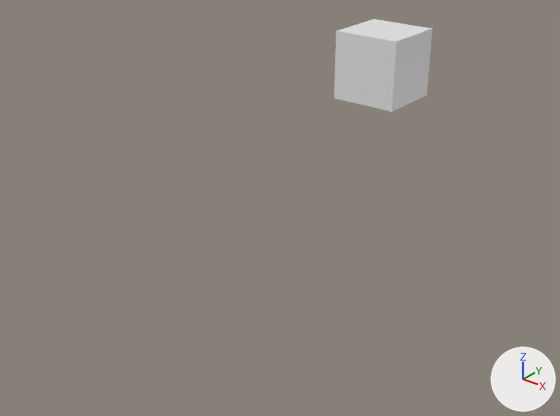
Two versions of the Blender file untitled.blend, one commit apart.
Before and after are seen from a 50 mm camera at (12.62, -20.34, 12.13) aimed at (0.65, -5.37, 2.85). The lights are fixed; the arrows at lower right show +X, +Y and +Z.
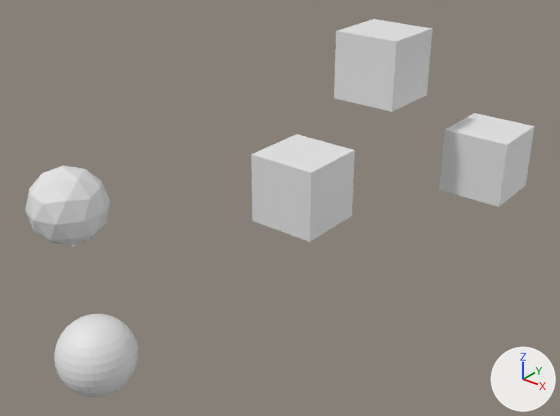
The newer file is also turned or shifted as a whole; pictures and numbers use the older file's frame.

What differs and where, as boxes [x1, y1, x2, y2] in the pictures (560 x 416 px):
```json
{"object": ".002", "change": "added", "after": [251, 134, 355, 242]}
{"object": ".001", "change": "added", "after": [439, 113, 534, 207]}
{"object": "Object.001", "change": "added", "after": [54, 314, 138, 397]}
{"object": "Object.002", "change": "added", "after": [25, 165, 110, 247]}
```

Edits to the scene script, one JSON object a line:
```json
{"op": "add", "block": "me_icosphere", "code": ["me_icosphere = bpy.data.meshes.new('Icosphere')", "me_icosphere.from_pydata(...)  # an icosphere of 80 faces spanning x -0.95..0.95, y -1.0..1.0, z -1.0..1.0"]}
{"op": "add", "block": "me_sphere", "code": ["me_sphere = bpy.data.meshes.new('Sphere')", "me_sphere.from_pydata(...)  # a UV sphere (32 segments, 16 rings, poles along z) spanning x -1.0..1.0, y -1.0..1.0, z -1.0..1.0"]}
{"op": "add", "block": "ob_object_002", "code": ["ob_object_002 = bpy.data.objects.new('Object.002', me_icosphere)", "ob_object_002.location = (-1.99, -10.28, 3.97)"]}
{"op": "add", "block": "ob_object_001", "code": ["ob_object_001 = bpy.data.objects.new('Object.001', me_sphere)", "ob_object_001.location = (-0.53, -11.04, 0.66)"]}
{"op": "add", "block": "ob_002", "code": ["ob_002 = bpy.data.objects.new('.002', me_cube_009.copy())  # the mesh of ob_cube", "ob_002.location = (0.86, -4.63, 3.31)"]}
{"op": "add", "block": "ob_001", "code": ["ob_001 = bpy.data.objects.new('.001', me_cube_009.copy())  # the mesh of ob_cube", "ob_001.location = (3.61, 1.18, 2.98)"]}
```
